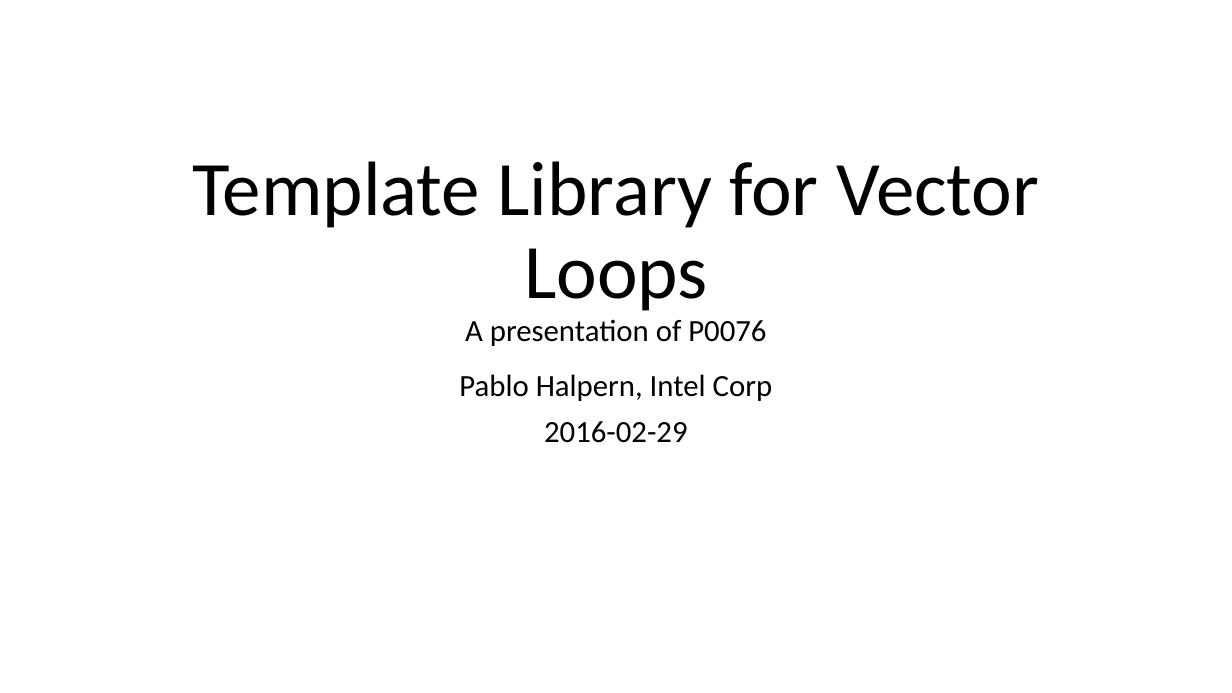
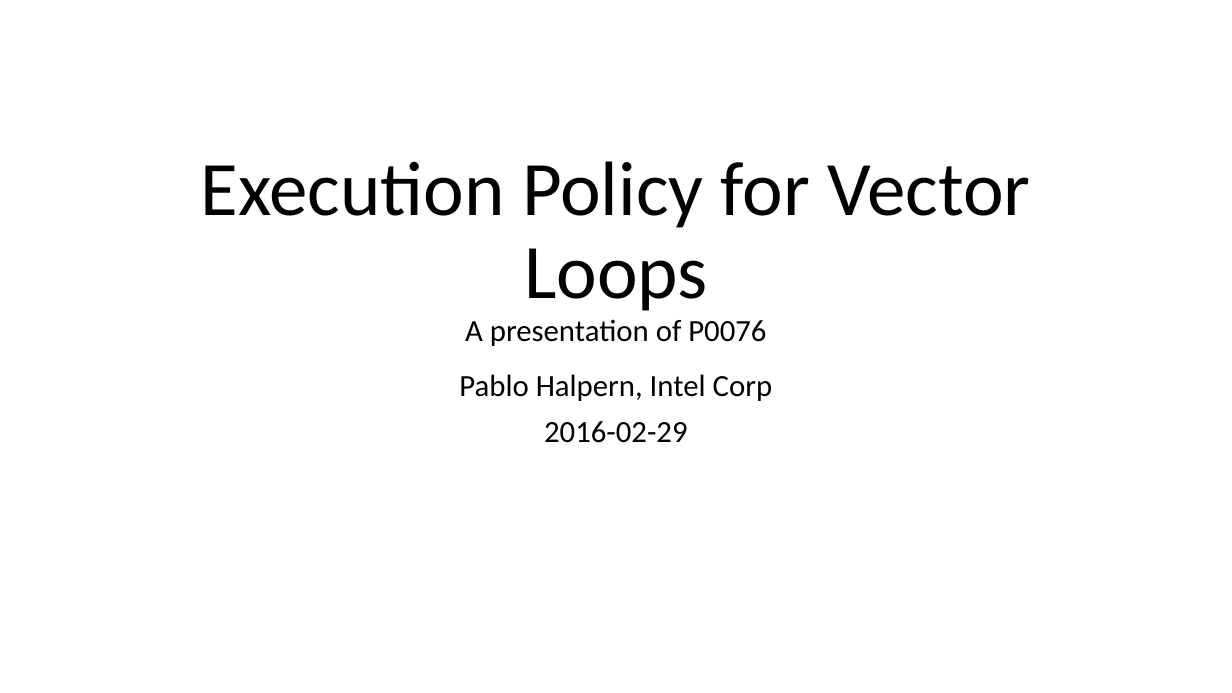
Before and after one commit to phalpern/WG21-halpern, a slide deck: slide 1 of P0076-presentation.pptx. Drawn at 1232x693 pixels with LibreOffice and Linux fonts; fonts in the diff are those of the drawing; background and template pictures are left out. Boxes give left, top, right and bottom in pixels: in the first picture for what was removed or moved away, otherwise in the second. Text is boxed around its words. In the diff, an @@ line names an element or a change of style, - is before the commit and + after.

```diff
--- a/P0076-presentation.pptx
+++ b/P0076-presentation.pptx
@@ title at (x1=201, y1=161, x2=1031, y2=346): text changed @@
-Template Library for Vector Loops
-A presentation of P0076
+Execution Policy for Vector Loops
+A presentation of P0076
```
Also in this commit, not shown: 2 other slides changed.
